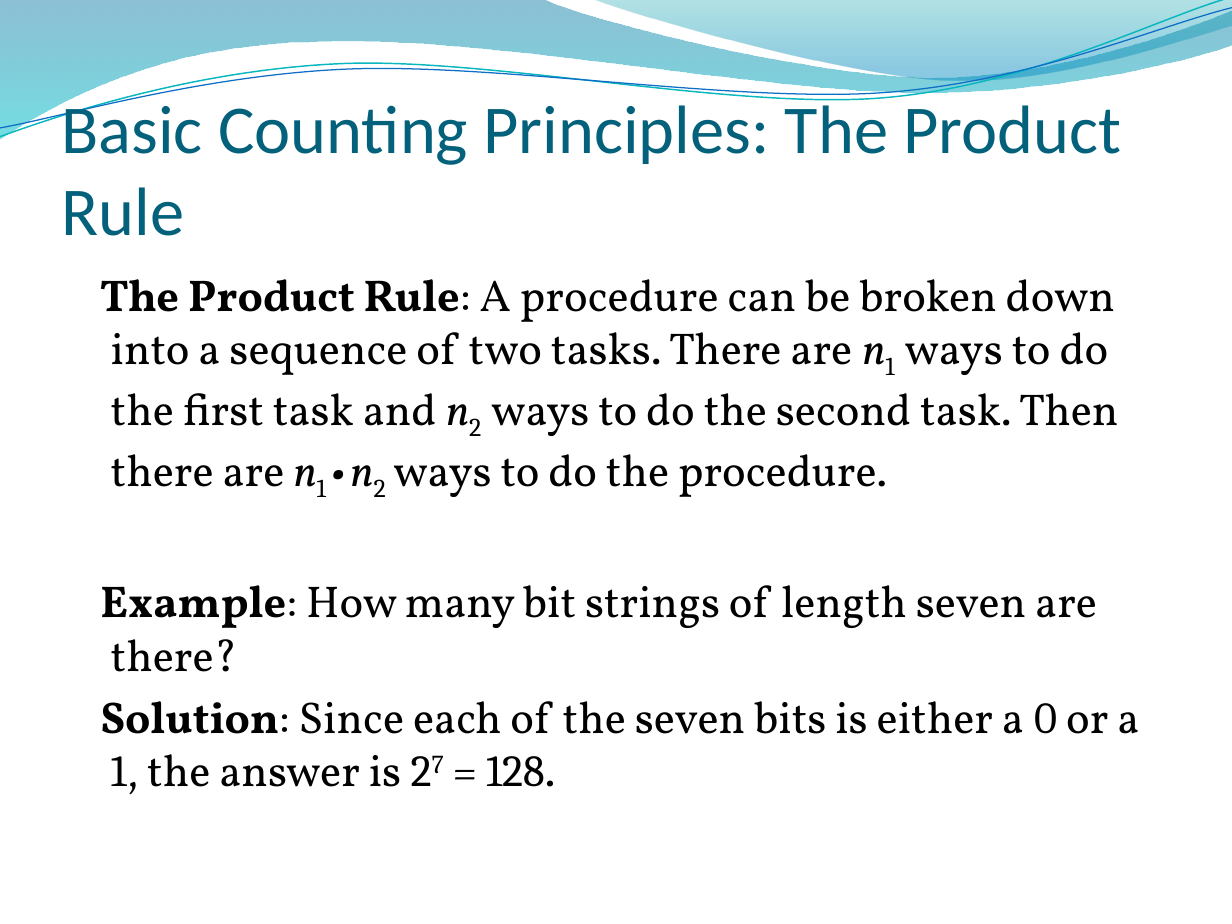
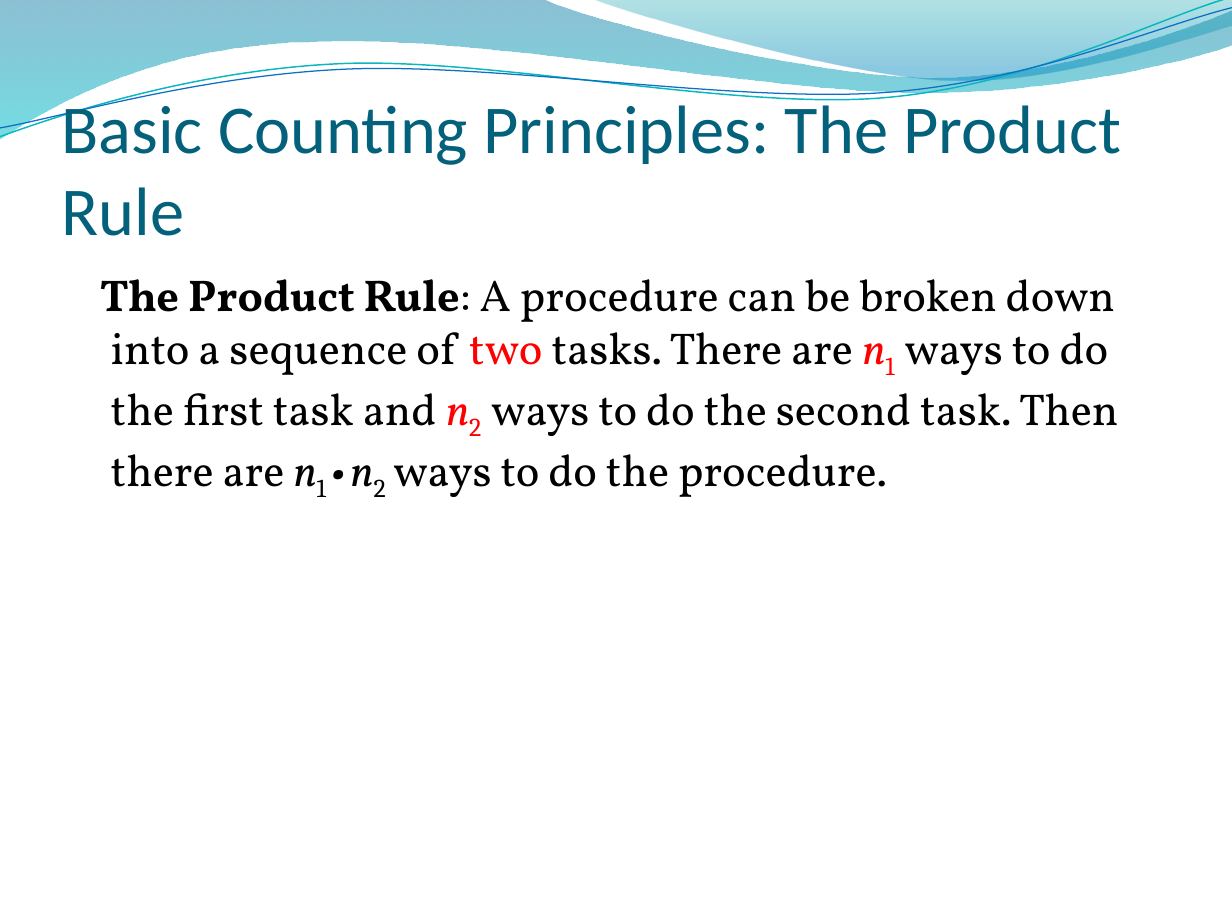
Before and after one commit to lin-chen-GA/lin-chen-GA.github.io, a slide deck: slide 3 of cs2620/slides/cs2620_notes6.pptx. Drawn at 1232x924 pixels with LibreOffice and Linux fonts; fonts in the diff are those of the drawing; background and template pictures are left out. Boxes give left, top, right and bottom in pixels: in the first picture for what was removed or moved away, otherwise in the second. Text is boxed around its words. In the diff, an @@ line names an element or a change of style, - is before the commit and + after.

Commit message:
CS2620

```diff
--- a/cs2620/slides/cs2620_notes6.pptx
+++ b/cs2620/slides/cs2620_notes6.pptx
@@ text "The Product Rule: A procedure ..." at [100, 279, 1118, 497]: text colour #000000 to #FF0000 in "two n1 n2" @@
@@ text at [100, 585, 1139, 794]: paragraphs removed @@
-Example: How many bit strings of length seven are there?
-Solution: Since each of the seven bits is either a 0 or a 1, the answer is 27 = 128.
```
Also in this commit, not shown: 2 other slides changed, 1 slide added.
